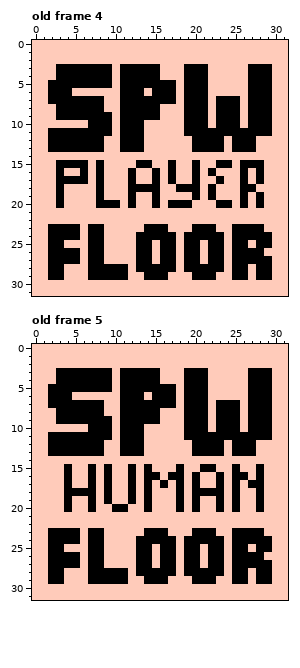
One commit to this pixel-art file: t.aseprite. That is the earlier state.
32x32 pixels, 5 frames. Shown: old frame 4, old frame 5. The commit also changed other frames, which this record leaves out.
Now the later version:
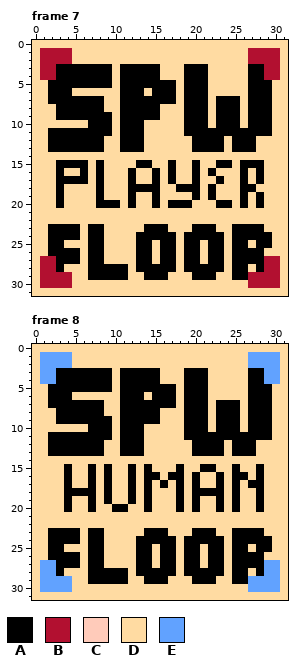
Palette (. is transparent): A #000000  B #b21030  C #ffcbba  D #ffdba2  E #61a2ff
A new or re-ordered frame is compared with the old frame closest to it.
From old to new:
frames 5 -> 8
layer "Layer 3" added
--- frame 7 is new; against old frame 4, layers "Layer 3", "Layer 1"
@@ x 0..31 @@
- 0 CCCCCCCCCCCCCCCCCCCCCCCCCCCCCCCC
- 1 CCCCCCCCCCCCCCCCCCCCCCCCCCCCCCCC
- 2 CCCCCCCCCCCCCCCCCCCCCCCCCCCCCCCC
- 3 CCCAAAAAAACAAAAACCCAAACCCCCAAACC
- 4 CCCAAAAAAACAAAAACCCAAACCCCCAAACC
- 5 CCAAAAAAAACAAAAAAACAAACCCCCAAACC
- 6 CCAAACCCCCCAAACAAACAAACCCCCAAACC
- 7 CCAAAAAAACCAAAAAAACAAACAAACAAACC
- 8 CCCAAAAAACCAAAAACCCAAACAAACAAACC
- 9 CCCAAAAAAACAAAAACCCAAACAAACAAACC
-10 CCCCCCCAAACAAACCCCCAAACAAACAAACC
-11 CCAAAAAAAACAAACCCCCAAAAAAAAAAACC
-12 CCAAAAAAACCAAACCCCCCAAAACAAACCCC
-13 CCAAAAAAACCAAACCCCCCAAAACAAACCCC
-14 CCCCCCCCCCCCCCCCCCCCCCCCCCCCCCCC
-15 CCCAAAACACCCCAACCACCACCAACAAACCC
-16 CCCACCACACCCACCACACCACACCCACACCC
-17 CCCAAAACACCCACCACACCACCACCACACCC
-18 CCCACCCCACCCAAAACCAAACACCCAACCCC
-19 CCCACCCCACCCACCACCCCACACCCACACCC
-20 CCCACCCCAAACACCACAAACCCAACACACCC
-21 CCCCCCCCCCCCCCCCCCCCCCCCCCCCCCCC
-22 CCCCCCCCCCCCCCCCCCCCCCCCCCCCCCCC
-23 CCAAAACAACCCCCAAACCCAAACCAAAACCC
-24 CCAAAACAACCCCAAAAACAAAAACAAAAACC
-25 CCAACCCAACCCCAACAACAACAACAACAACC
-26 CCAAAACAACCCCAACAACAACAACAAAACCC
-27 CCAAAACAACCCCAACAACAACAACAAAAACC
-28 CCAACCCAAAAACAAAAACAAAAACAACAACC
-29 CCAACCCAAAAACCAAACCCAAACCAACAACC
-30 CCCCCCCCCCCCCCCCCCCCCCCCCCCCCCCC
-31 CCCCCCCCCCCCCCCCCCCCCCCCCCCCCCCC
+ 0 DDDDDDDDDDDDDDDDDDDDDDDDDDDDDDDD
+ 1 DBBBBDDDDDDDDDDDDDDDDDDDDDDBBBBD
+ 2 DBBBBDDDDDDDDDDDDDDDDDDDDDDBBBBD
+ 3 DBBAAAAAAADAAAAADDDAAADDDDDAABBD
+ 4 DBBAAAAAAADAAAAADDDAAADDDDDAABBD
+ 5 DDAAAAAAAADAAAAAAADAAADDDDDAAADD
+ 6 DDAAADDDDDDAAADAAADAAADDDDDAAADD
+ 7 DDAAAAAAADDAAAAAAADAAADAAADAAADD
+ 8 DDDAAAAAADDAAAAADDDAAADAAADAAADD
+ 9 DDDAAAAAAADAAAAADDDAAADAAADAAADD
+10 DDDDDDDAAADAAADDDDDAAADAAADAAADD
+11 DDAAAAAAAADAAADDDDDAAAAAAAAAAADD
+12 DDAAAAAAADDAAADDDDDDAAAADAAADDDD
+13 DDAAAAAAADDAAADDDDDDAAAADAAADDDD
+14 DDDDDDDDDDDDDDDDDDDDDDDDDDDDDDDD
+15 DDDAAAADADDDDAADDADDADDAADAAADDD
+16 DDDADDADADDDADDADADDADADDDADADDD
+17 DDDAAAADADDDADDADADDADDADDADADDD
+18 DDDADDDDADDDAAAADDAAADADDDAADDDD
+19 DDDADDDDADDDADDADDDDADADDDADADDD
+20 DDDADDDDAAADADDADAAADDDAADADADDD
+21 DDDDDDDDDDDDDDDDDDDDDDDDDDDDDDDD
+22 DDDDDDDDDDDDDDDDDDDDDDDDDDDDDDDD
+23 DDAAAADAADDDDDAAADDDAAADDAAAADDD
+24 DDAAAADAADDDDAAAAADAAAAADAAAAADD
+25 DDAADDDAADDDDAADAADAADAADAADAADD
+26 DDAAAADAADDDDAADAADAADAADAAAADDD
+27 DBBAAADAADDDDAADAADAADAADAAAABBD
+28 DBBADDDAAAAADAAAAADAAAAADAADABBD
+29 DBBBBDDAAAAADDAAADDDAAADDAABBBBD
+30 DBBBBDDDDDDDDDDDDDDDDDDDDDDBBBBD
+31 DDDDDDDDDDDDDDDDDDDDDDDDDDDDDDDD
--- frame 8 is new; against old frame 5, layers "Layer 3", "Layer 1"
@@ x 0..31 @@
- 0 CCCCCCCCCCCCCCCCCCCCCCCCCCCCCCCC
- 1 CCCCCCCCCCCCCCCCCCCCCCCCCCCCCCCC
- 2 CCCCCCCCCCCCCCCCCCCCCCCCCCCCCCCC
- 3 CCCAAAAAAACAAAAACCCAAACCCCCAAACC
- 4 CCCAAAAAAACAAAAACCCAAACCCCCAAACC
- 5 CCAAAAAAAACAAAAAAACAAACCCCCAAACC
- 6 CCAAACCCCCCAAACAAACAAACCCCCAAACC
- 7 CCAAAAAAACCAAAAAAACAAACAAACAAACC
- 8 CCCAAAAAACCAAAAACCCAAACAAACAAACC
- 9 CCCAAAAAAACAAAAACCCAAACAAACAAACC
-10 CCCCCCCAAACAAACCCCCAAACAAACAAACC
-11 CCAAAAAAAACAAACCCCCAAAAAAAAAAACC
-12 CCAAAAAAACCAAACCCCCCAAAACAAACCCC
-13 CCAAAAAAACCAAACCCCCCAAAACAAACCCC
-14 CCCCCCCCCCCCCCCCCCCCCCCCCCCCCCCC
-15 CCCCACCACACCACACCCACCAACCACCACCC
-16 CCCCACCACACCACAACAACACCACAACACCC
-17 CCCCACCACACCACACACACACCACACAACCC
-18 CCCCAAAACACCACACCCACAAAACACCACCC
-19 CCCCACCACACCACACCCACACCACACCACCC
-20 CCCCACCACCAACCACCCACACCACACCACCC
-21 CCCCCCCCCCCCCCCCCCCCCCCCCCCCCCCC
-22 CCCCCCCCCCCCCCCCCCCCCCCCCCCCCCCC
-23 CCAAAACAACCCCCAAACCCAAACCAAAACCC
-24 CCAAAACAACCCCAAAAACAAAAACAAAAACC
-25 CCAACCCAACCCCAACAACAACAACAACAACC
-26 CCAAAACAACCCCAACAACAACAACAAAACCC
-27 CCAAAACAACCCCAACAACAACAACAAAAACC
-28 CCAACCCAAAAACAAAAACAAAAACAACAACC
-29 CCAACCCAAAAACCAAACCCAAACCAACAACC
-30 CCCCCCCCCCCCCCCCCCCCCCCCCCCCCCCC
-31 CCCCCCCCCCCCCCCCCCCCCCCCCCCCCCCC
+ 0 DDDDDDDDDDDDDDDDDDDDDDDDDDDDDDDD
+ 1 DEEEEDDDDDDDDDDDDDDDDDDDDDDEEEED
+ 2 DEEEEDDDDDDDDDDDDDDDDDDDDDDEEEED
+ 3 DEEAAAAAAADAAAAADDDAAADDDDDAAEED
+ 4 DEEAAAAAAADAAAAADDDAAADDDDDAAEED
+ 5 DDAAAAAAAADAAAAAAADAAADDDDDAAADD
+ 6 DDAAADDDDDDAAADAAADAAADDDDDAAADD
+ 7 DDAAAAAAADDAAAAAAADAAADAAADAAADD
+ 8 DDDAAAAAADDAAAAADDDAAADAAADAAADD
+ 9 DDDAAAAAAADAAAAADDDAAADAAADAAADD
+10 DDDDDDDAAADAAADDDDDAAADAAADAAADD
+11 DDAAAAAAAADAAADDDDDAAAAAAAAAAADD
+12 DDAAAAAAADDAAADDDDDDAAAADAAADDDD
+13 DDAAAAAAADDAAADDDDDDAAAADAAADDDD
+14 DDDDDDDDDDDDDDDDDDDDDDDDDDDDDDDD
+15 DDDDADDADADDADADDDADDAADDADDADDD
+16 DDDDADDADADDADAADAADADDADAADADDD
+17 DDDDADDADADDADADADADADDADADAADDD
+18 DDDDAAAADADDADADDDADAAAADADDADDD
+19 DDDDADDADADDADADDDADADDADADDADDD
+20 DDDDADDADDAADDADDDADADDADADDADDD
+21 DDDDDDDDDDDDDDDDDDDDDDDDDDDDDDDD
+22 DDDDDDDDDDDDDDDDDDDDDDDDDDDDDDDD
+23 DDAAAADAADDDDDAAADDDAAADDAAAADDD
+24 DDAAAADAADDDDAAAAADAAAAADAAAAADD
+25 DDAADDDAADDDDAADAADAADAADAADAADD
+26 DDAAAADAADDDDAADAADAADAADAAAADDD
+27 DEEAAADAADDDDAADAADAADAADAAAAEED
+28 DEEADDDAAAAADAAAAADAAAAADAADAEED
+29 DEEEEDDAAAAADDAAADDDAAADDAAEEEED
+30 DEEEEDDDDDDDDDDDDDDDDDDDDDDEEEED
+31 DDDDDDDDDDDDDDDDDDDDDDDDDDDDDDDD
